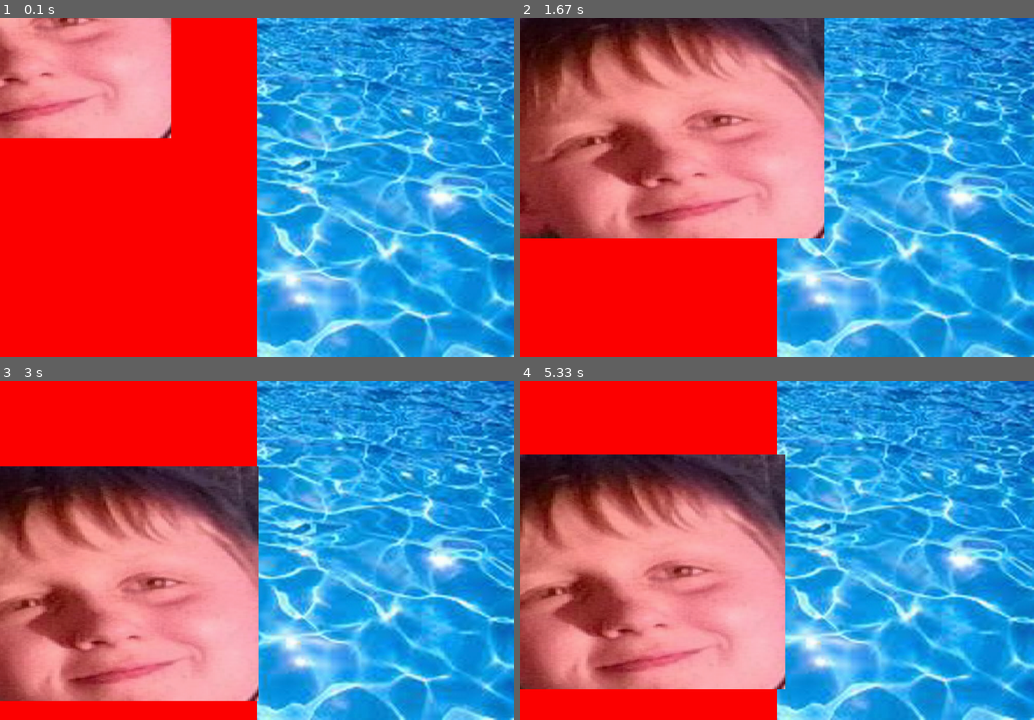
Above: before the commit, frames 1-4 (two rows, left to right).
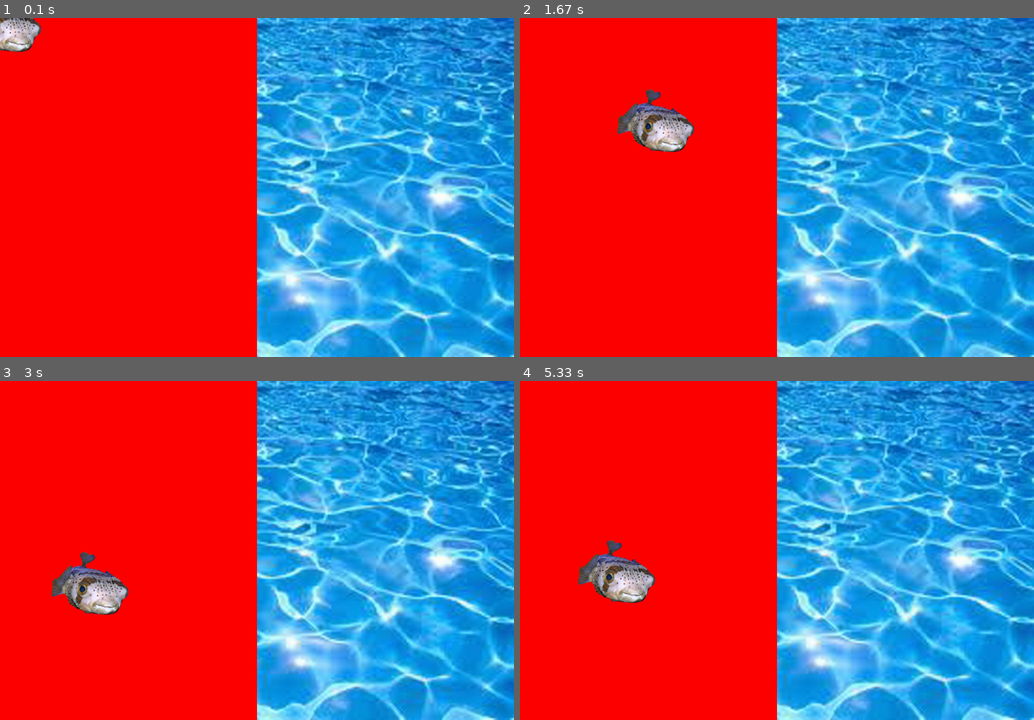
Above: after the commit, the same moments.

Repository: latuszek-piotr/gimnazjum-pygame
Game: pygame game, started from luk.py
Same seed, same stepped clock (60 frames per second), same inputs: the game is played once before the commit and once after it. The source is Python 2; it was converted automatically to run under Python 3.
Inputs (mouse positions are in pixels of both pictures, inside the frame that each line leads up to):
- Up to frame 1 (0.1 s): no input
- Up to frame 2 (1.67 s): click (777, 187) at 0.38 s; click (828, 262) at 0.72 s; click (967, 306) at 1.05 s; click (653, 119) at 1.38 s
- Up to frame 3 (3 s): click (257, 591) at 1.77 s; click (185, 479) at 2.15 s; click (436, 638) at 2.62 s; move the mouse to (87, 584) at 2.93 s
- Up to frame 4 (5.33 s): click (607, 584) at 3.05 s; move the mouse to (627, 482) at 3.3 s; click (627, 482) at 3.45 s; click (653, 611) at 3.92 s; move the mouse to (962, 628) at 4.23 s; click (962, 628) at 4.45 s; click (622, 675) at 4.93 s; move the mouse to (617, 570) at 5.2 s

The runs differ from the first frame. In frame 1, 12% of the frame differs, in the area x 0-34%, y 0-36%; in frame 2, 38%, in the area x 0-60%, y 0-66%; in frame 3, 35%; in frame 4, 36%.

Commit message:
zwylky luk cofniecie sie

Diff:
--- /dev/null
+++ b/Menu.py
@@ -0,0 +1,17 @@
+import pygame
+import sys
+from pygame.locals import QUIT
+import time
+
+# utworzenie okna
+window = pygame.display.set_mode((1000, 660))
+# ustawiamy tytul okna
+pygame.display.set_caption('menu gry')
+# pobieramy informacje o ekranie - tle
+screen = pygame.display.get_surface()
+pygame.display.flip()
+def input(events):
+    for event in events:
+        if event.type == QUIT:
+            print "harakiri"
+            sys.exit(0)
--- a/luk.py
+++ b/luk.py
@@ -38,20 +38,21 @@
                 pygame.display.flip()
 
 
+
 blue = (0,0,255)
 red = (255,0,0)
 
-nazwa_pliku = 'grafika/piotrek fugu.png'
+nazwa_pliku = 'grafika/fugu.png'
 grafika_ryby = pygame.image.load(nazwa_pliku).convert_alpha()
 szerokosc_ryby = grafika_ryby.get_width()
 wysokosc_ryby = grafika_ryby.get_height()
 nazwa_pliku = 'grafika/woda.jpg'
 grafika_wody = pygame.image.load(nazwa_pliku)
 grafika_ogien = pygame.image.load('grafika/ogien.jpg')
-dz = open('dzwiek/techno_kura.wav')
+dz = open('dzwiek/jesterdie_03.wav')
 #dz = open('dzwiek/burn1.wav')
 pygame.mixer.init()
-sound = pygame.mixer.Sound('dzwiek/techno_kura.wav')
+sound = pygame.mixer.Sound('dzwiek/jesterdie_03.wav')
 #sound = pygame.mixer.Sound('dzwiek/burn1.wav')
 while True:
      input(pygame.event.get())
